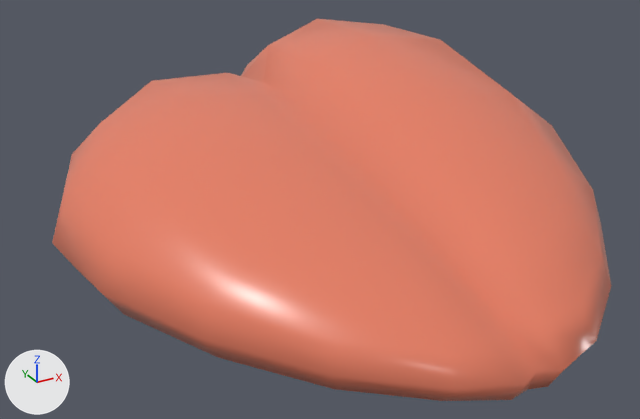
Before and after pictures for a commit that changed the FBX model Assets/Art/Models/Chicken/Chicken.fbx.
One viewpoint serves both versions: a 50 mm camera at (-2.02, -3.56, 2.09) aimed at (-0.11, -0.1, 0.35). Lighting does not change. The marker at lower left points along +X, +Y and +Z. The first picture is the older version. Where no turn or scale is listed for an object, it has been applied to the vertices.

The scene before the commit, as lines of its bpy script (objects in view):
```python
me_cube_001 = bpy.data.meshes.new('Cube.001')
me_cube_001.from_pydata(...)  # 130 vertices, 128 faces; spans x -1.32..1.39, y -1.58..1.41, z 0.0..1.0
me_cube_001.materials.append(mat_material)  # orange #e77f64
ob_cube = bpy.data.objects.new('Cube', me_cube_001)
ob_cube.location = (0.0, 0.0, 0.0)
```
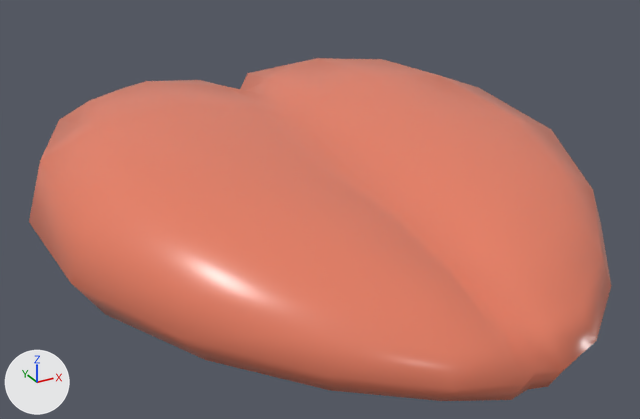
The newer file is also rescaled (x0.593) as a whole; pictures and numbers use the older file's frame.

Boxes (x1, y1, x2, y2) around the edits, measured in the pictures (640 x 419 px; the box of a moved part takes in the faces that stretch with it):
'Cube', reshaped (10% shorter): before (52, 19, 611, 401); after (29, 58, 611, 401)
part 1 of me_cube_001, moved or reshaped: before (241, 19, 602, 340); after (240, 58, 602, 340)

What changed in the scene script:
```text
Change me_cube_001:
    used by ob_cube; location = (0.0, 0.0, 0.0)
    remove me_cube_001.from_pydata(...)  # 130 vertices, 128 faces; spans x -1.32..1.39, y -1.58..1.41, z 0.0..1.0
    add me_cube_001.from_pydata(...)  # 135 vertices, 134 faces; spans x -1.39..1.39, y -1.58..1.41, z 0.0..0.77
    me_cube_001 part 1
    3 vertices are removed from x 0.0, y -0.98..-0.2, z 0.44..0.66
    8 faces are deleted
    3 vertices in x 0.09..0.81, y -1.11..-0.72, z 0.47..0.61 move by (0.0, 0.0, -0.01)
    3 vertices in x 0.14..1.0, y 0.46..0.99, z 0.91..0.94 move by (0.0, 0.0, -0.2)
    3 vertices in x 0.16..1.29, y -0.74..1.32, z 0.64..0.72 move by (0.0, 0.0, -0.05)
    56 vertices move from x -1.32..1.27, y -1.21..1.41, z 0.05..1.0 to x -1.39..1.27, y -1.21..1.41, z 0.05..0.77
    8 vertices are added at x 0.0, y -0.98..0.1, z 0.43..0.63
    14 new faces join them
```
